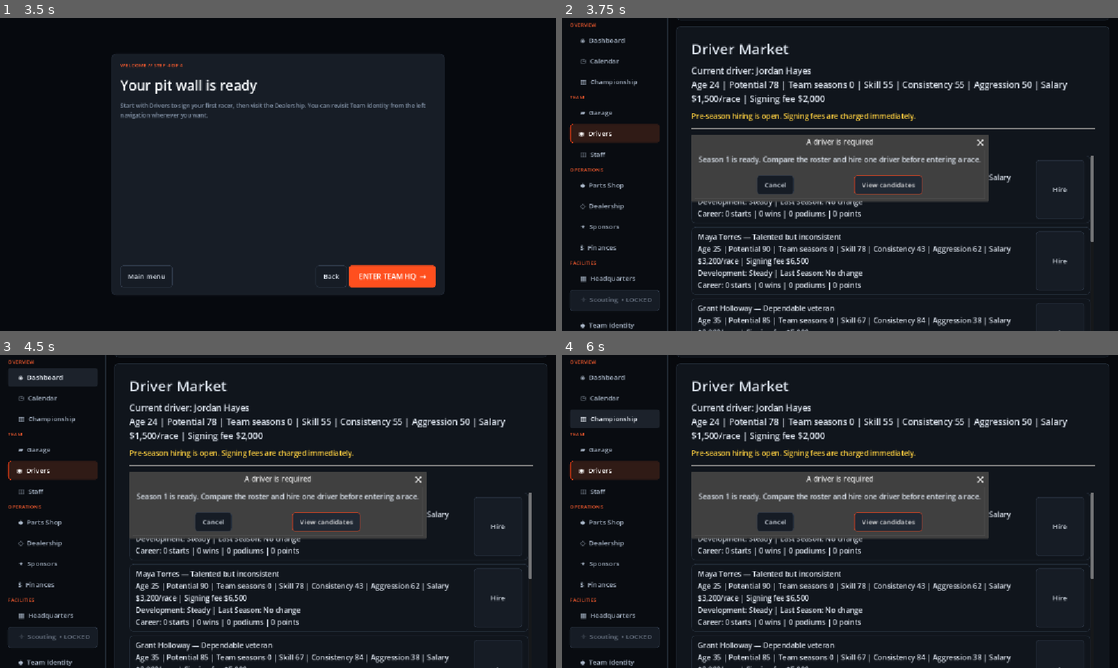
Above: before the commit, frames 1-4 (two rows, left to right).
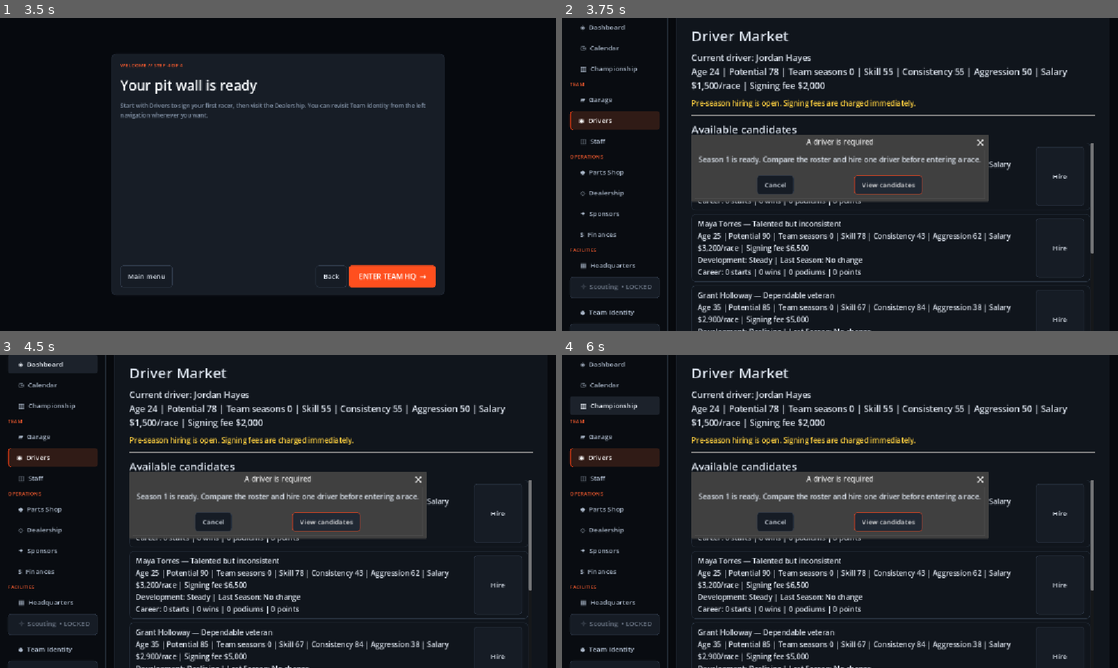
Above: after the commit, the same moments.

Repository: joeyp24/racing_manager
Game: Godot game, scene res://scenes/main_menu/main_menu.tscn
The game is run twice, just before and just after one commit, with the same random seed, the same clock (stepped at 60 frames per second) and the same inputs.
Inputs:
- Up to frame 1 (3.5 s): click "START A NEW CAREER →" at 0.5 s; click "CONTINUE →" at 1.25 s; click "CONTINUE →" at 2 s; click "CONTINUE →" at 2.75 s
- Up to frame 2 (3.75 s): click "ENTER TEAM HQ →" at 3.5 s
- Up to frame 3 (4.5 s): click "◈ Dashboard" at 4.25 s
- Up to frame 4 (6 s): click "◷ Calendar" at 5 s; click "▥ Championship" at 5.75 s

Frame 1 is identical in both runs. In frame 2, 14% of the frame differs, in the area x 1-99%, y 0-100%; in frame 3, 16%; in frame 4, 15%.

Commit message:
Add fullscreen controls and scrollable race weekend

Diff:
--- a/autoload/race_manager.gd
+++ b/autoload/race_manager.gd
@@ -121,7 +121,8 @@
 func run_race(
 	selected_race: Race,
 	player_car: Car,
-	selected_strategy: String = DEFAULT_STRATEGY
+	selected_strategy: String = DEFAULT_STRATEGY,
+	weekend_data: Dictionary = {}
 ) -> RaceResult:
 	if selected_race == null:
 		push_error(
@@ -182,6 +183,14 @@
 	result.strategy_performance_modifier = float(strategy.get("performance_modifier", 1.0))
 	result.strategy_variance_modifier = float(strategy.get("variance_modifier", 1.0))
 	result.strategy_wear_modifier = float(strategy.get("wear_modifier", 1.0))
+	result.starting_position = int(weekend_data.get("starting_position", AI_DRIVERS.size() + 1))
+	result.practice_focus_name = str(weekend_data.get("practice_focus_name", "None"))
+	result.qualifying_approach_name = str(weekend_data.get("qualifying_approach_name", "Balanced lap"))
+	result.qualifying_score = float(weekend_data.get("qualifying_score", 0.0))
+	result.setup_bonus = float(weekend_data.get("setup_bonus", 0.0))
+	result.strategy_effectiveness = float(weekend_data.get("race_modifier", 0.0))
+	for summary in weekend_data.get("decision_log", []):
+		result.weekend_summary.append(str(summary))
 
 	var race_standings: Array[Dictionary] = []
 
@@ -218,7 +227,7 @@
 			player_driver,
 			result.strategy_id,
 			selected_race
-		),
+		) + result.setup_bonus + result.strategy_effectiveness,
 		"is_player": true
 	})
 
@@ -243,6 +252,7 @@
 	result.finishing_position = (
 		find_player_position(race_standings)
 	)
+	result.positions_gained = result.starting_position - result.finishing_position
 
 	result.prize_money = calculate_prize_money(
 		selected_race,
@@ -263,6 +273,7 @@
 		selected_race,
 		result.strategy_id
 	)
+	result.condition_lost = maxi(1, roundi(float(result.condition_lost) * float(weekend_data.get("wear_modifier", 1.0))))
 
 	result.net_earnings = (
 		result.prize_money
--- a/resources/races/race_result.gd
+++ b/resources/races/race_result.gd
@@ -36,4 +36,13 @@
 var strategy_variance_modifier: float = 1.0
 var strategy_wear_modifier: float = 1.0
 
+var starting_position: int = 0
+var positions_gained: int = 0
+var practice_focus_name: String = ""
+var qualifying_approach_name: String = ""
+var qualifying_score: float = 0.0
+var setup_bonus: float = 0.0
+var strategy_effectiveness: float = 0.0
+var weekend_summary: Array[String] = []
+
 var standings: Array[Dictionary] = []
--- a/resources/team.gd
+++ b/resources/team.gd
@@ -15,7 +15,7 @@
 @export_enum("Diamond", "Shield", "Bolt", "Flag") var team_badge: String = "Diamond"
 @export var tutorial_completed: bool = false
 @export var last_saved_unix_time: int = 0
-@export var money: int = 15000
+@export var money: int = 1000000
 @export var reputation: int = 0
 @export var championship_points: int = 0
 @export var season_number: int = 1
--- a/scenes/home/home.gd
+++ b/scenes/home/home.gd
@@ -20,6 +20,7 @@
 @onready var next_event_label: Label = %next_event_label
 @onready var team_name_label: Label = %team_name_label
 @onready var season_label: Label = %season_label
+@onready var fullscreen_button: Button = %fullscreen_button
 
 var navigation_buttons: Array[Button] = []
 
@@ -59,6 +60,9 @@
 	hq_button.pressed.connect(_on_hq_button_pressed)
 	identity_button.pressed.connect(_on_identity_button_pressed)
 	scouting_button.pressed.connect(_on_scouting_button_pressed)
+	fullscreen_button.pressed.connect(_on_fullscreen_button_pressed)
+	GameManager.fullscreen_changed.connect(_update_fullscreen_button)
+	_update_fullscreen_button(GameManager.is_fullscreen())
 
 	if not GameManager.team_money_changed.is_connected(
 		_on_team_money_changed
@@ -88,6 +92,8 @@
 
 
 func _exit_tree() -> void:
+	if GameManager.fullscreen_changed.is_connected(_update_fullscreen_button):
+		GameManager.fullscreen_changed.disconnect(_update_fullscreen_button)
 	if GameManager.team_money_changed.is_connected(
 		_on_team_money_changed
 	):
@@ -96,6 +102,17 @@
 		)
 	if GameManager.team != null and GameManager.team.changed.is_connected(update_team_display):
 		GameManager.team.changed.disconnect(update_team_display)
+
+
+func _on_fullscreen_button_pressed() -> void:
+	GameManager.toggle_fullscreen()
+
+
+func _update_fullscreen_button(is_now_fullscreen: bool) -> void:
+	if is_now_fullscreen:
+		fullscreen_button.text = "  ⛶  Exit Full Screen (F11)"
+	else:
+		fullscreen_button.text = "  ⛶  Full Screen (F11)"
 
 
 func _notification(what: int) -> void:
--- a/scenes/home/home.tscn
+++ b/scenes/home/home.tscn
@@ -206,6 +206,12 @@
 text = "  ◆  Team Identity"
 alignment = 0
 
+[node name="fullscreen_button" type="Button" parent="Layout/Sidebar/Margin/Content"]
+unique_name_in_owner = true
+layout_mode = 2
+text = "  ⛶  Full Screen (F11)"
+alignment = 0
+
 [node name="reset_game_button" type="Button" parent="Layout/Sidebar/Margin/Content"]
 unique_name_in_owner = true
 layout_mode = 2
--- a/scenes/pages/race_entry/race_entry.gd
+++ b/scenes/pages/race_entry/race_entry.gd
@@ -221,31 +221,13 @@
 		return
 	GameManager.team.record_finance("Race", -selected_race.entry_fee, "%s entry fee" % selected_race.race_name)
 
-	status_label.text = "Running race..."
-
-	var race_result: RaceResult = RaceManager.run_race(
-		selected_race,
-		selected_car,
-		selected_strategy
-	)
-
-	if race_result == null:
-		GameManager.add_team_money(
-			selected_race.entry_fee
-		)
-		GameManager.team.record_finance("Race", selected_race.entry_fee, "Entry fee refund")
-
-		status_label.text = (
-			"The race could not be completed."
-		)
-
-		confirm_button.disabled = false
-		back_button.disabled = false
-		return
-
-	GameManager.load_page(
-		"res://scenes/pages/race_results/race_results.tscn"
-	)
+	GameManager.active_race_weekend = {
+		"strategy_id": selected_strategy,
+		"entry_fee_paid": true
+	}
+	GameManager.save_game()
+	status_label.text = "Opening race weekend..."
+	GameManager.load_page("res://scenes/pages/race_weekend/race_weekend.tscn")
 
 
 func _on_back_button_pressed() -> void:
--- a/scenes/pages/race_results/race_results.gd
+++ b/scenes/pages/race_results/race_results.gd
@@ -126,7 +126,13 @@
 	var current_mileage: int = result.player_car.mileage
 
 	return (
-		"Car Effects\n\n"
+		"Weekend Breakdown\n\n"
+		+ "Practice: %s (setup +%.1f)\n"
+		+ "Qualifying: %s • Started P%d\n"
+		+ "Finish: P%d • Positions gained: %+d\n"
+		+ "Strategy effect: %+.1f pace points\n"
+		+ "%s\n\n"
+		+ "Car Effects\n"
 		+ "Strategy: %s\n"
 		+ "Performance: %s | Variance: %s | Wear: %s\n"
 		+ "Mileage Added: +%s\n"
@@ -134,6 +140,14 @@
 		+ "Current Mileage: %s\n"
 		+ "Current Condition: %d%%"
 	) % [
+		result.practice_focus_name,
+		result.setup_bonus,
+		result.qualifying_approach_name,
+		result.starting_position,
+		result.finishing_position,
+		result.positions_gained,
+		result.strategy_effectiveness,
+		create_decision_summary(result),
 		result.strategy_name,
 		format_modifier(result.strategy_performance_modifier),
 		format_modifier(result.strategy_variance_modifier),
@@ -145,6 +159,15 @@
 	]
 
 
+func create_decision_summary(result: RaceResult) -> String:
+	if result.weekend_summary.is_empty():
+		return "No live strategy decisions recorded."
+	var lines: Array[String] = ["Key decisions:"]
+	for summary in result.weekend_summary:
+		lines.append("• %s" % summary)
+	return "\n".join(lines)
+
+
 func format_modifier(modifier: float) -> String:
 	var percent := roundi((modifier - 1.0) * 100.0)
 	if percent > 0:
--- /dev/null
+++ b/scenes/pages/race_weekend/race_weekend.gd
@@ -0,0 +1,286 @@
+extends Control
+
+@onready var phase_label: Label = %phase_label
+@onready var progress_label: Label = %progress_label
+@onready var briefing_label: Label = %briefing_label
+@onready var choice_label: Label = %choice_label
+@onready var choice_selector: OptionButton = %choice_selector
+@onready var secondary_label: Label = %secondary_label
+@onready var secondary_selector: OptionButton = %secondary_selector
+@onready var outcome_label: Label = %outcome_label
+@onready var action_button: Button = %action_button
+
+var phase: int = 0
+var decision_index: int = 0
+var weekend_data: Dictionary = {}
+
+const PRACTICE_FOCUSES: Array[Dictionary] = [
+	{"id": "race_pace", "name": "Race pace", "description": "Improves long-run speed."},
+	{"id": "qualifying", "name": "Qualifying pace", "description": "Improves your qualifying lap."},
+	{"id": "tyres", "name": "Tyre preservation", "description": "Reduces race wear."},
+	{"id": "reliability", "name": "Reliability", "description": "Protects the car during the race."},
+	{"id": "confidence", "name": "Driver confidence", "description": "Improves consistency in qualifying and the race."}
+]
+
+const DECISIONS: Array[Dictionary] = [
+	{"title": "CAUTION — Pit window opens", "text": "The field has slowed under caution. Pit now for fresh tyres or protect track position?", "choices": ["Pit now", "Stay out"]},
+	{"title": "TYRE WEAR — Driver needs direction", "text": "Wear is climbing as a rival closes in. Ask the driver to push or protect the car?", "choices": ["Push and defend", "Protect the tyres"]},
+	{"title": "FUEL MARGIN — Final stint", "text": "Fuel will be close at the finish. Save fuel now or gamble on outright pace?", "choices": ["Save fuel", "Risk it"]}
+]
+
+
+func _ready() -> void:
+	action_button.pressed.connect(_on_action_pressed)
+	choice_selector.item_selected.connect(_on_choice_changed)
+	secondary_selector.item_selected.connect(_on_choice_changed)
+	if GameManager.selected_race == null or GameManager.selected_car == null:
+		show_invalid_weekend()
+		return
+	weekend_data = GameManager.active_race_weekend.duplicate(true)
+	show_practice()
+
+
+func show_practice() -> void:
+	phase = 0
+	phase_label.text = "PRACTICE"
+	progress_label.text = "Race weekend • Stage 1 of 4"
+	briefing_label.text = "Choose where the team spends its limited practice time. Better staff, driver feedback, car condition, and HQ facilities produce a stronger setup."
+	choice_label.text = "Practice focus"
+	fill_selector(choice_selector, PRACTICE_FOCUSES, "name")
+	secondary_label.visible = false
+	secondary_selector.visible = false
+	outcome_label.text = ""
+	action_button.text = "Complete Practice"
+	_update_choice_preview()
+
+
+func complete_practice() -> void:
+	var focus: Dictionary = PRACTICE_FOCUSES[choice_selector.selected]
+	var team := GameManager.team
+	var driver := team.get_active_driver()
+	var staff_rating := 0.0
+	var staff_count := 0
+	for member in team.staff:
+		if member != null and member.hired:
+			staff_rating += member.rating
+			staff_count += 1
+	if staff_count > 0:
+		staff_rating /= float(staff_count)
+	else:
+		staff_rating = 35.0
+	var information_quality := (
+		float(GameManager.selected_car.condition) * 0.025
+		+ float(driver.skill + driver.consistency) * 0.015
+		+ staff_rating * 0.025
+		+ team.get_department_bonus("engineering") * 0.08
+	)
+	weekend_data["practice_focus"] = focus["id"]
+	weekend_data["practice_focus_name"] = focus["name"]
+	weekend_data["practice_quality"] = information_quality
+	weekend_data["setup_bonus"] = information_quality * (1.25 if focus["id"] == "race_pace" else 0.65)
+	weekend_data["wear_modifier"] = 0.88 if focus["id"] in ["tyres", "reliability"] else 1.0
+	show_qualifying()
+
+
+func show_qualifying() -> void:
+	phase = 1
+	phase_label.text = "QUALIFYING"
+	progress_label.text = "Race weekend • Stage 2 of 4"
+	briefing_label.text = "Commit to a qualifying approach. Aggression can gain grid places, but produces a less predictable lap."
+	choice_label.text = "Lap approach"
+	set_string_items(choice_selector, ["Conservative lap", "Balanced lap", "Aggressive lap"])
+	choice_selector.select(1)
+	secondary_label.text = "Setup emphasis"
+	secondary_label.visible = true
+	secondary_selector.visible = true
+	set_string_items(secondary_selector, ["Cornering balance", "Straight-line speed", "Race stability"])
+	outcome_label.text = "Practice complete: %.1f setup points collected." % float(weekend_data["practice_quality"])
+	action_button.text = "Run Qualifying"
+	_update_choice_preview()
+
+
+func complete_qualifying() -> void:
+	var driver := GameManager.team.get_active_driver()
+	var approach_modifiers := [-1.0, 1.0, 3.0]
+	var variance := [1.5, 3.0, 6.0][choice_selector.selected]
+	var focus_bonus := 3.0 if weekend_data["practice_focus"] == "qualifying" else 0.0
+	var confidence_bonus := 1.5 if weekend_data["practice_focus"] == "confidence" else 0.0
+	var qualifying_score := (
+		float(GameManager.selected_car.get_total_performance()) * 0.55
+		+ float(driver.skill) * 0.30
+		+ float(driver.consistency) * 0.15
+		+ float(weekend_data["practice_quality"]) * 0.45
+		+ approach_modifiers[choice_selector.selected]
+		+ focus_bonus + confidence_bonus
+		+ RaceManager.random_number_generator.randf_range(-variance, variance)
+	)
+	var rival_scores: Array[float] = []
+	for rival in RaceManager.AI_DRIVERS:
+		rival_scores.append(48.0 + float(rival["skill"]) * 0.35 + RaceManager.random_number_generator.randf_range(-5.0, 5.0))
+	var position := 1
+	for rival_score in rival_scores:
+		if rival_score > qualifying_score:
+			position += 1
+	weekend_data["qualifying_score"] = qualifying_score
+	weekend_data["starting_position"] = position
+	weekend_data["qualifying_approach_name"] = choice_selector.get_item_text(choice_selector.selected)
+	weekend_data["setup_emphasis"] = secondary_selector.get_item_text(secondary_selector.selected)
+	show_strategy()
+
+
+func show_strategy() -> void:
+	phase = 2
+	phase_label.text = "PRE-RACE STRATEGY"
+	progress_label.text = "Race weekend • Stage 3 of 4"
+	briefing_label.text = "Qualified %s. Choose the opening stint plan; you can still react to three pit-wall events during the race." % format_position(int(weekend_data["starting_position"]))
+	choice_label.text = "Starting aggression"
+	set_string_items(choice_selector, ["Conservative", "Balanced", "Aggressive"])
+	choice_selector.select(1)
+	secondary_label.text = "Tyre and fuel plan"
+	secondary_label.visible = true
+	secondary_selector.visible = true
+	set_string_items(secondary_selector, ["Hard tyres / long first stint", "Medium tyres / flexible window", "Soft tyres / early stop"])
+	secondary_selector.select(1)
+	outcome_label.text = "Grid: P%d • Setup: %s" % [int(weekend_data["starting_position"]), weekend_data["setup_emphasis"]]
+	action_button.text = "Start Race"
+	_update_choice_preview()
+
+
+func start_race() -> void:
+	phase = 3
+	decision_index = 0
+	var strategy_ids := ["conservative", "balanced", "aggressive"]
+	weekend_data["strategy_id"] = strategy_ids[choice_selector.selected]
+	weekend_data["pre_race_plan"] = secondary_selector.get_item_text(secondary_selector.selected)
+	weekend_data["race_modifier"] = [0.0, 0.5, 1.4][secondary_selector.selected]
+	weekend_data["decision_log"] = []
+	if secondary_selector.selected == 0:
+		weekend_data["wear_modifier"] = float(weekend_data["wear_modifier"]) * 0.92
+	show_decision()
+
+
+func show_decision() -> void:
+	var event: Dictionary = DECISIONS[decision_index]
+	phase_label.text = str(event["title"])
+	progress_label.text = "Live race • Decision %d of %d" % [decision_index + 1, DECISIONS.size()]
+	briefing_label.text = str(event["text"])
+	choice_label.text = "Pit-wall call"
+	set_string_items(choice_selector, event["choices"])
+	secondary_label.visible = false
+	secondary_selector.visible = false
+	outcome_label.text = "Current projected position: P%d" % projected_position()
+	action_button.text = "Make Call"
+	_update_choice_preview()
+
+
+func complete_decision() -> void:
+	var choice := choice_selector.selected
+	var outcome := ""
+	match decision_index:
+		0:
+			if choice == 0:
+				weekend_data["race_modifier"] += 1.4
+				weekend_data["wear_modifier"] *= 0.90
+				outcome = "Pitting under caution saved time and fitted fresh tyres."
+			else:
+				weekend_data["race_modifier"] += 0.4
+				outcome = "Staying out preserved track position, but leaves older tyres."
+		1:
+			if choice == 0:
+				weekend_data["race_modifier"] += 1.8
+				weekend_data["wear_modifier"] *= 1.15
+				outcome = "The driver held the rival off, at the cost of extra wear."
+			else:
+				weekend_data["race_modifier"] -= 0.3
+				weekend_data["wear_modifier"] *= 0.88
+				outcome = "The car was protected for a stronger finish."
+		2:
+			if choice == 0:
+				weekend_data["race_modifier"] += 0.5
+				outcome = "Fuel saving secured a clean run to the flag."
+			else:
+				weekend_data["race_modifier"] += RaceManager.random_number_generator.randf_range(-2.5, 3.5)
+				weekend_data["wear_modifier"] *= 1.08
+				outcome = "The fuel gamble created an unpredictable final sprint."
+	weekend_data["decision_log"].append(outcome)
+	decision_index += 1
+	if decision_index < DECISIONS.size():
+		show_decision()
+	else:
+		finish_race()
+
+
+func finish_race() -> void:
+	action_button.disabled = true
+	phase_label.text = "CHECKERED FLAG"
+	progress_label.text = "Calculating weekend result..."
+	var result := RaceManager.run_race(
+		GameManager.selected_race,
+		GameManager.selected_car,
+		str(weekend_data["strategy_id"]),
+		weekend_data
+	)
+	GameManager.active_race_weekend.clear()
+	if result == null:
+		briefing_label.text = "The race could not be completed. Your entry fee has been refunded."
+		GameManager.add_team_money(GameManager.selected_race.entry_fee)
+		return
+	GameManager.load_page("res://scenes/pages/race_results/race_results.tscn")
+
+
+func _on_action_pressed() -> void:
+	match phase:
+		-1: GameManager.load_page("res://scenes/pages/race_calendar/race_calendar.tscn")
+		0: complete_practice()
+		1: complete_qualifying()
+		2: start_race()
+		3: complete_decision()
+
+
+func _on_choice_changed(_index: int) -> void:
+	_update_choice_preview()
+
+
+func _update_choice_preview() -> void:
+	if phase == 0 and choice_selector.item_count > 0:
+		outcome_label.text = str(PRACTICE_FOCUSES[choice_selector.selected]["description"])
+	elif phase == 1:
+		outcome_label.text = ["Safe and consistent, but gives away pace.", "A representative lap with moderate risk.", "Maximum pace with much greater variance."][choice_selector.selected]
+	elif phase == 2:
+		outcome_label.text = ["Protect the car at the start.", "Respond to the race as it develops.", "Attack immediately, increasing pace and wear."][choice_selector.selected]
+	elif phase == 3:
+		outcome_label.text = "Selected call: %s" % choice_selector.get_item_text(choice_selector.selected)
+
+
+func fill_selector(selector: OptionButton, values: Array[Dictionary], key: String) -> void:
+	selector.clear()
+	for value in values:
+		selector.add_item(str(value[key]))
+
+
+func set_string_items(selector: OptionButton, values: Array) -> void:
+	selector.clear()
+	for value in values:
+		selector.add_item(str(value))
+
+
+func projected_position() -> int:
+	return clampi(int(weekend_data["starting_position"]) - roundi(float(weekend_data["race_modifier"]) / 2.0), 1, RaceManager.AI_DRIVERS.size() + 1)
+
+
+func show_invalid_weekend() -> void:
+	phase = -1
+	phase_label.text = "No Active Race Weekend"
+	progress_label.text = ""
+	briefing_label.text = "Select a race and car from the race calendar to begin."
+	choice_label.visible = false
+	choice_selector.visible = false
+	secondary_label.visible = false
+	secondary_selector.visible = false
+	action_button.text = "Return to Calendar"
+
+
+func format_position(position: int) -> String:
+	if position % 100 in [11, 12, 13]:
+		return "%dth" % position
+	return "%d%s" % [position, {1: "st", 2: "nd", 3: "rd"}.get(position % 10, "th")]
--- /dev/null
+++ b/scenes/pages/race_weekend/race_weekend.tscn
@@ -0,0 +1,81 @@
+[gd_scene load_steps=2 format=3]
+
+[ext_resource type="Script" path="res://scenes/pages/race_weekend/race_weekend.gd" id="1"]
+
+[node name="race_weekend" type="Control"]
+layout_mode = 3
+anchors_preset = 15
+anchor_right = 1.0
+anchor_bottom = 1.0
+grow_horizontal = 2
+grow_vertical = 2
+script = ExtResource("1")
+
+[node name="margin" type="MarginContainer" parent="."]
+layout_mode = 1
+anchors_preset = 15
+anchor_right = 1.0
+anchor_bottom = 1.0
+offset_left = 48.0
+offset_top = 32.0
+offset_right = -48.0
+offset_bottom = -32.0
+
+[node name="scroll" type="ScrollContainer" parent="margin"]
+layout_mode = 2
+horizontal_scroll_mode = 0
+
+[node name="content" type="VBoxContainer" parent="margin/scroll"]
+layout_mode = 2
+size_flags_horizontal = 3
+theme_override_constants/separation = 14
+
+[node name="progress_label" type="Label" parent="margin/scroll/content"]
+unique_name_in_owner = true
+layout_mode = 2
+text = "Race weekend"
+
+[node name="phase_label" type="Label" parent="margin/scroll/content"]
+unique_name_in_owner = true
+layout_mode = 2
+theme_override_font_sizes/font_size = 32
+text = "PRACTICE"
+
+[node name="separator" type="HSeparator" parent="margin/scroll/content"]
+layout_mode = 2
+
+[node name="briefing_label" type="Label" parent="margin/scroll/content"]
+unique_name_in_owner = true
+custom_minimum_size = Vector2(0, 80)
+layout_mode = 2
+autowrap_mode = 3
+
+[node name="choice_label" type="Label" parent="margin/scroll/content"]
+unique_name_in_owner = true
+layout_mode = 2
+text = "Choice"
+
+[node name="choice_selector" type="OptionButton" parent="margin/scroll/content"]
+unique_name_in_owner = true
+layout_mode = 2
+
+[node name="secondary_label" type="Label" parent="margin/scroll/content"]
+unique_name_in_owner = true
+layout_mode = 2
+
+[node name="secondary_selector" type="OptionButton" parent="margin/scroll/content"]
+unique_name_in_owner = true
+layout_mode = 2
+
+[node name="outcome_label" type="Label" parent="margin/scroll/content"]
+unique_name_in_owner = true
+custom_minimum_size = Vector2(0, 72)
+layout_mode = 2
+size_flags_vertical = 3
+autowrap_mode = 3
+
+[node name="action_button" type="Button" parent="margin/scroll/content"]
+unique_name_in_owner = true
+custom_minimum_size = Vector2(0, 52)
+layout_mode = 2
+text = "Continue"
--- a/scripts/game_manager.gd
+++ b/scripts/game_manager.gd
@@ -2,6 +2,7 @@
 
 signal team_money_changed(new_amount: int)
 signal team_loaded(team: Team)
+signal fullscreen_changed(is_now_fullscreen: bool)
 
 var team: Team = null
 var active_save_id: String = ""
@@ -9,10 +10,30 @@
 var selected_bay: int = -1
 var selected_race: Race = null
 var page_container: Control = null
+var active_race_weekend: Dictionary = {}
 
 
 func _ready() -> void:
 	SaveManager.migrate_legacy_save()
+
+
+func _unhandled_input(event: InputEvent) -> void:
+	if event is InputEventKey and event.pressed and not event.echo:
+		if event.keycode == KEY_F11:
+			toggle_fullscreen()
+			get_viewport().set_input_as_handled()
+
+
+func toggle_fullscreen() -> void:
+	if DisplayServer.window_get_mode() == DisplayServer.WINDOW_MODE_FULLSCREEN:
+		DisplayServer.window_set_mode(DisplayServer.WINDOW_MODE_MAXIMIZED)
+	else:
+		DisplayServer.window_set_mode(DisplayServer.WINDOW_MODE_FULLSCREEN)
+	fullscreen_changed.emit(is_fullscreen())
+
+
+func is_fullscreen() -> bool:
+	return DisplayServer.window_get_mode() == DisplayServer.WINDOW_MODE_FULLSCREEN
 
 
 func new_game(slot_id: String = "") -> void:
@@ -74,6 +95,7 @@
 	selected_car = null
 	selected_bay = -1
 	selected_race = null
+	active_race_weekend.clear()
 
 
 func reload_current_page() -> void:
